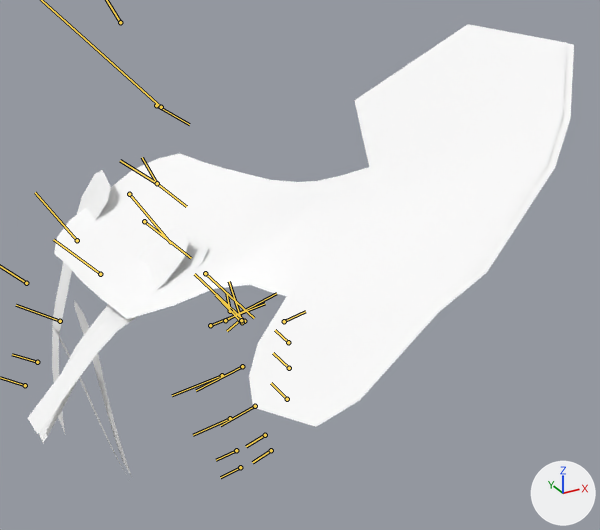
Two versions of the FBX model Assets/Resources/CardArt/Models/Mesh_AntelopeA.fbx, one commit apart.
Camera for both pictures: a 50 mm camera at (-0.301, -1.097, 0.726) aimed at (0.258, -0.081, 0.218). Every picture has the same lights, and +X, +Y and +Z are marked at lower right. Both versions are drawn at frame 81 of the action 'ArmatureAction'; the numbers are the values there. The bones that bend it are drawn over the model as lines.

The first picture shows 'Mesh_Body', 'Mesh_Face'.
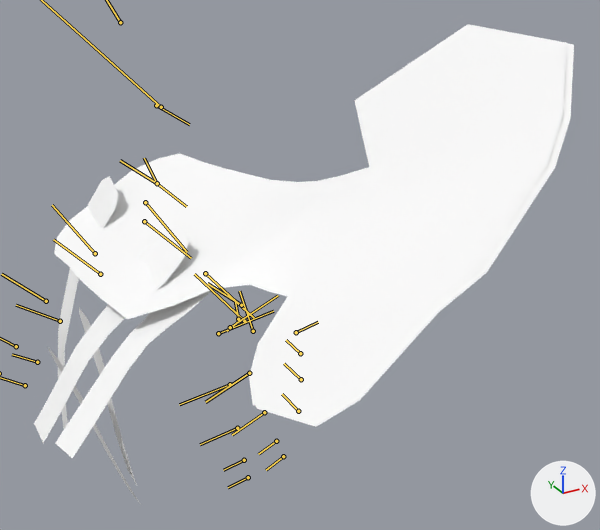
Pixel boxes (x1, y1, x2, y2) of what changed, in the pictures (600 x 530 px):
'Mesh_Body', posed
    before: (28, 24, 567, 477)
    after: (34, 24, 567, 503)
bone 'Bone_ShoulderL', root to tip
    before: (157, 183) to (142, 157)
    after: (157, 183) to (144, 158)
bone 'Bone_FrontLegL', root to tip
    before: (129, 194) to (171, 243)
    after: (145, 202) to (187, 252)
bone 'Bone_PelvisL', root to tip
    before: (230, 311) to (226, 292)
    after: (238, 319) to (235, 300)
bone 'Bone_PelvisR', root to tip
    before: (242, 322) to (215, 295)
    after: (241, 305) to (207, 283)
bone 'Bone_BackLegR', root to tip
    before: (225, 320) to (276, 293)
    after: (230, 327) to (278, 295)
bone 'Bone_PelvisTail', root to tip
    before: (241, 320) to (229, 281)
    after: (253, 331) to (239, 291)

The change in detail:
Bone 'Bone_ShoulderL' (bone_bone_shoulderl) turns from (5, -56, -4) to (-3, 16, -3) degrees about its own x, y and z.
Bone 'Bone_FrontLegL' (bone_bone_frontlegl) turns from (-9, -59, 15) to (10, 4, 8) degrees about its own x, y and z.
Bone 'Bone_PelvisL' (bone_bone_pelvisl) moves from (-0.5, -0.4, 3.1) to (0.2, 0.3, 0.2).
Bone 'Bone_PelvisR' (bone_bone_pelvisr) moves from (-0.8, -0.5, -1.1) to (-3.5, 1.0, -0.6).
Bone 'Bone_PelvisR' (bone_bone_pelvisr) turns from (-11, -30, 30) to (-1, -7, -1) degrees about its own x, y and z.
Bone 'Bone_BackLegR' (bone_bone_backlegr) turns from (-22, -36, 79) to (-9, -4, 72) degrees about its own x, y and z.
Bone 'Bone_PelvisTail' (bone_bone_pelvistail) moves from (0.2, 0.0, 0.0) to (0.2, -3.7, 2.2).
